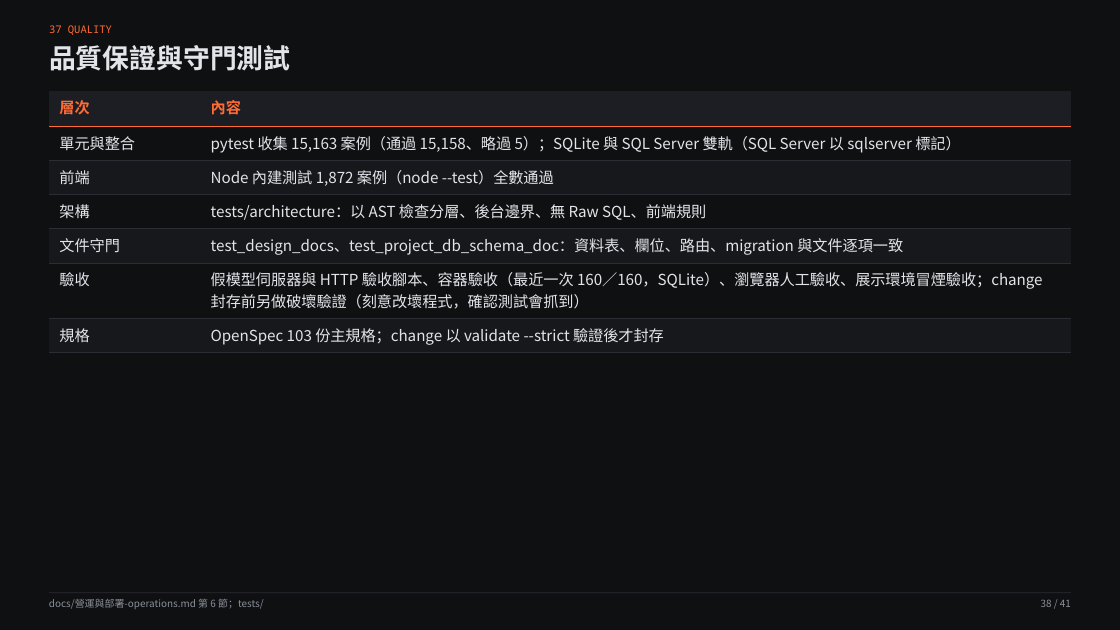
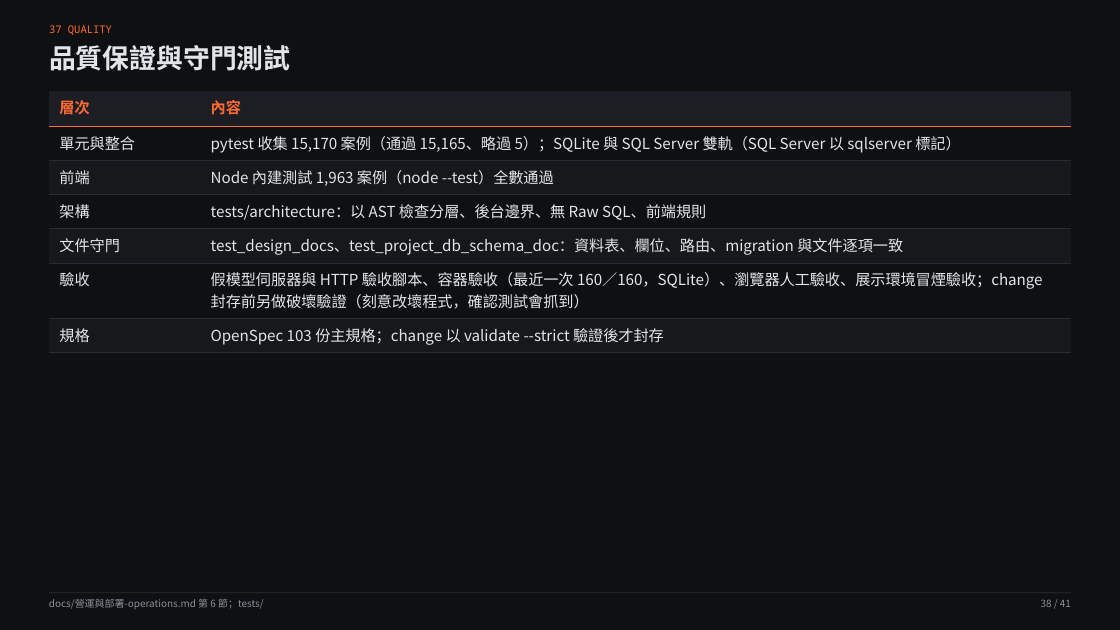
Before and after one commit to pp466pp466/R.A.C, a slide deck: slide 38 of docs/2.1簡報.pptx. Drawn at 1120x630 pixels with LibreOffice and Linux fonts; fonts in the diff are those of the drawing. Boxes give left, top, right and bottom in pixels: in the first picture for what was removed or moved away, otherwise in the second. Text is boxed around its words. In the diff, an @@ line names an element or a change of style, - is before the commit and + after.

```diff
--- a/docs/2.1簡報.pptx
+++ b/docs/2.1簡報.pptx
@@ table at (x1=49, y1=91, x2=1071, y2=353) @@
-row 2, column 2: pytest 收集 15,163 案例（通過 15,158、略過 5）；SQLite 與 SQL Server 雙軌（SQL Server 以 sqlserver 標記）
+row 2, column 2: pytest 收集 15,170 案例（通過 15,165、略過 5）；SQLite 與 SQL Server 雙軌（SQL Server 以 sqlserver 標記）
-row 3, column 2: Node 內建測試 1,872 案例（node --test）全數通過
+row 3, column 2: Node 內建測試 1,963 案例（node --test）全數通過
```
Also in this commit, not shown: 8 other slides changed, 9 other files.
